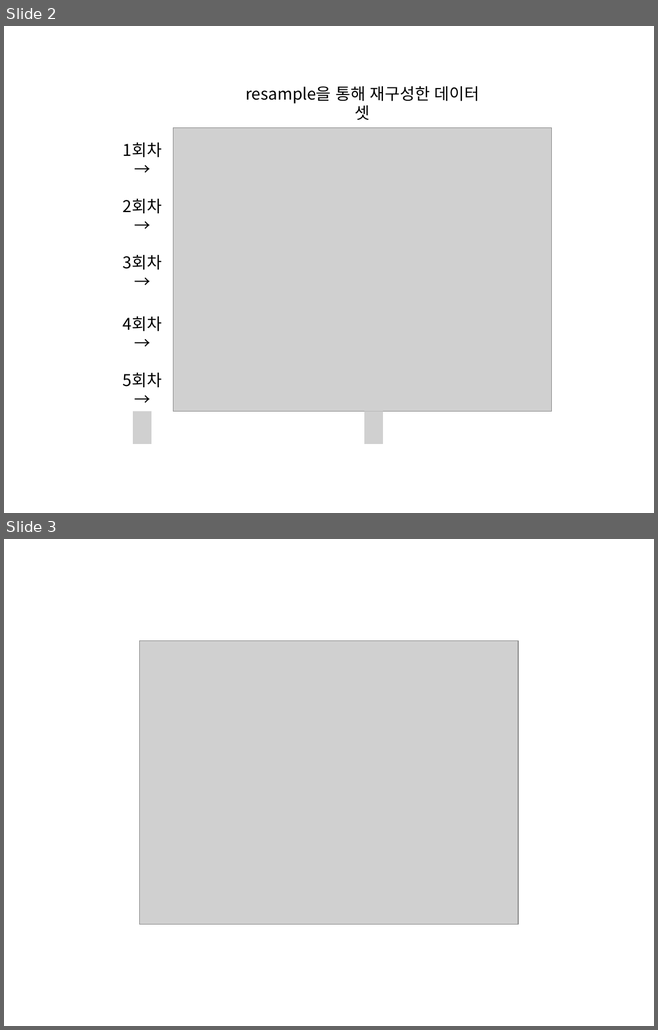
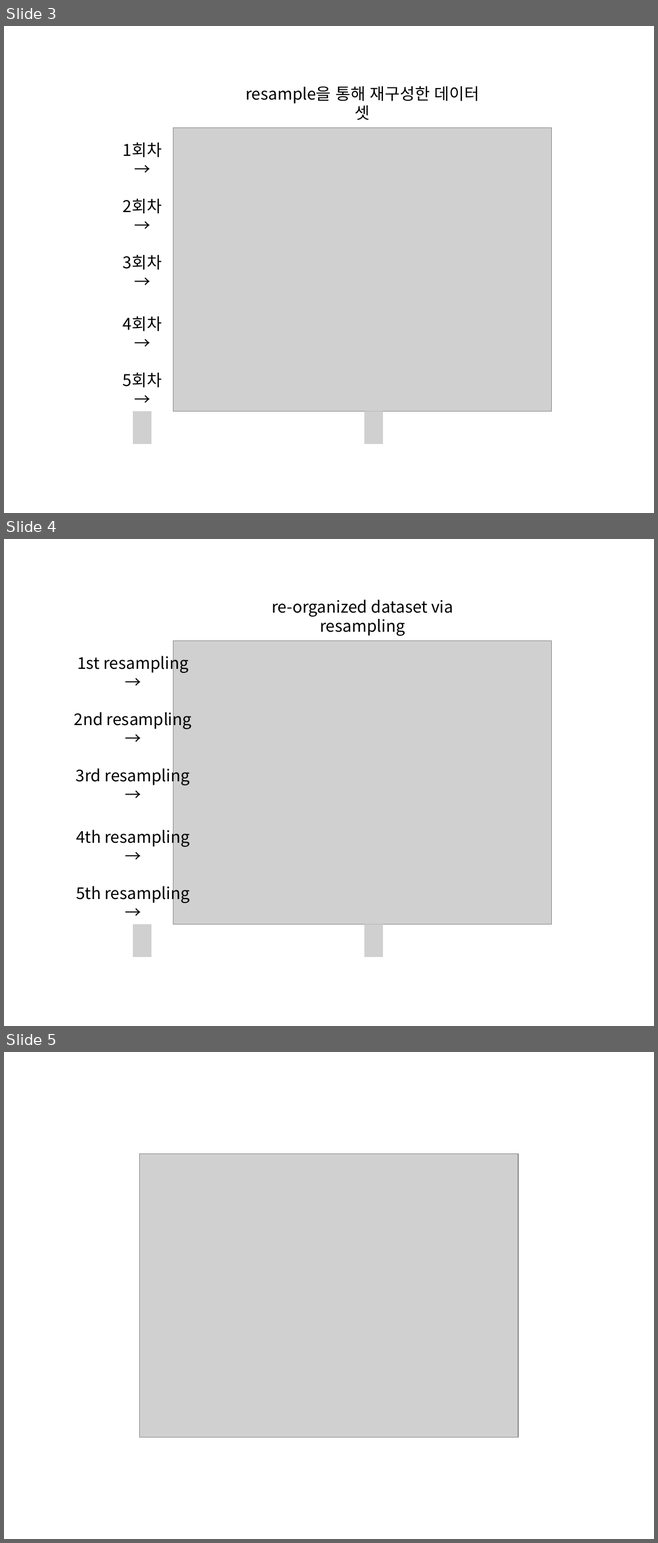
Before and after one commit to answeredbyablemind/answeredbyablemind.github.io, a slide deck: pics/2021-07-19-jackknife_and_bootstrap/pics.pptx. Shown one above the other, each under a label of ours: slides 2 and 3 before the commit, slides 3, 4 and 5 after it. The pictures are 658x1030 and 658x1543 pixels, drawn with LibreOffice and Linux fonts; fonts in the diff are those of the drawing; grey boxes stand for pictures. Boxes give left, top, right and bottom in pixels: in the first picture for what was removed or moved away, otherwise in the second. Text is boxed around its words. In the diff, an @@ line names an element or a change of style, - is before the commit and + after.

```diff
--- a/pics/2021-07-19-jackknife_and_bootstrap/pics.pptx
+++ b/pics/2021-07-19-jackknife_and_bootstrap/pics.pptx
@@ slide 4 added at <box>4,539,654,1026</box>, background #FFFFFF @@
@@ text added at <box>271,599,453,636</box>, 18 pt, text #000000 @@
+re-organized dataset via resampling
@@ picture added at <box>173,641,551,924</box> @@
@@ text added at <box>77,653,188,674</box>, 18 pt, text #000000 @@
+1st resampling →
@@ text added at <box>74,709,192,730</box>, 18 pt, text #000000 @@
+2nd resampling →
@@ text added at <box>76,765,190,786</box>, 18 pt, text #000000 @@
+3rd resampling →
@@ text added at <box>76,827,190,848</box>, 18 pt, text #000000 @@
+4th resampling →
@@ text added at <box>76,883,190,904</box>, 18 pt, text #000000 @@
+5th resampling →
@@ picture added at <box>133,924,151,957</box> @@
@@ picture added at <box>364,924,383,957</box> @@
@@ what was slide 2 is now slide 3 @@
@@ what was slide 3 is now slide 5 @@
```
Also in this commit, not shown: 1 other slide added, 15 other files.
